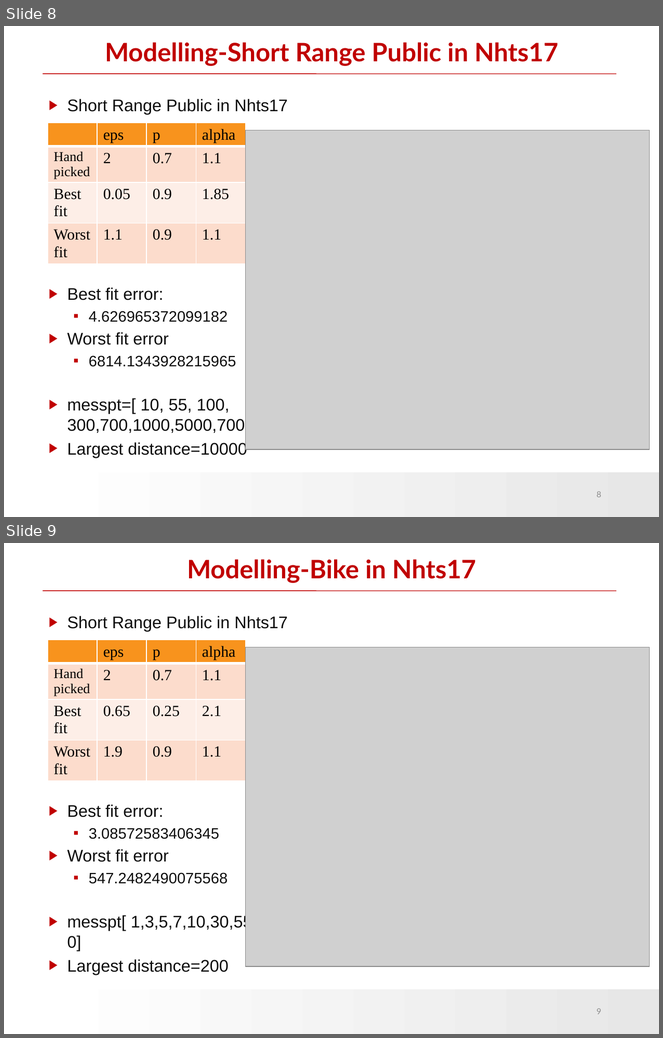
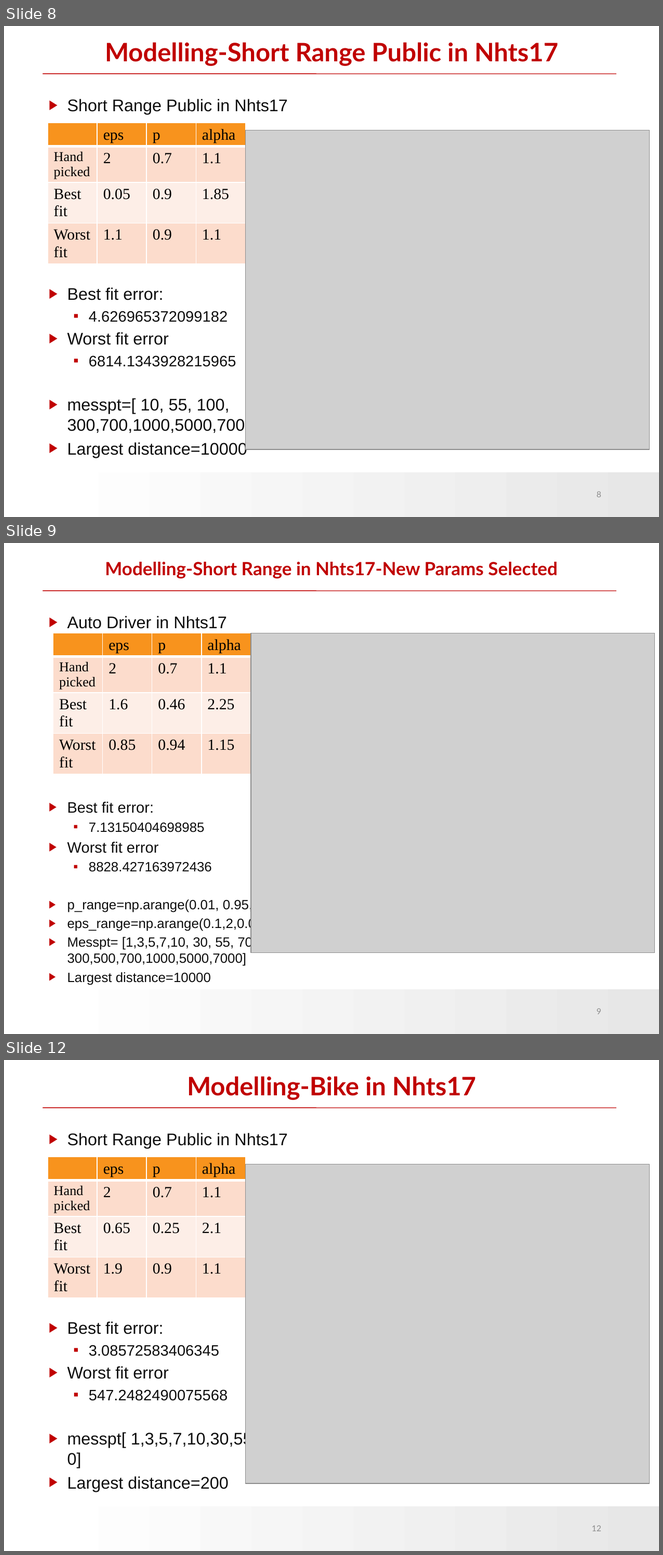
Before and after one commit to HuiranLiu/Long-distance-travel-human-mobility, a slide deck: Mobility_Levy.pptx. Shown one above the other, each under a label of ours: slides 8 and 9 before the commit, slides 8, 9 and 12 after it; the slides between them are not shown. The pictures are 663x1038 and 663x1555 pixels, drawn with LibreOffice and Linux fonts; fonts in the diff are those of the drawing; grey boxes stand for pictures; background and template pictures are left out. Boxes give left, top, right and bottom in pixels: in the first picture for what was removed or moved away, otherwise in the second. Text is boxed around its words. In the diff, an @@ line names an element or a change of style, - is before the commit and + after.

```diff
--- a/Mobility_Levy.pptx
+++ b/Mobility_Levy.pptx
@@ slide 9 added at [4, 543, 659, 1034], background #FFFFFF; not listed: 2 template elements that a slide beside it also shows @@
@@ title added at [105, 562, 558, 579], 20 pt, text #C00000, bold @@
+Modelling-Short Range in Nhts17-New Params Selected
@@ text added at [67, 616, 282, 986], 14.8 pt, text #0D0D0D @@
+▶ Auto Driver in Nhts17
+▶ Best fit error:
+  ▪ 7.13150404698985
+▶ Worst fit error
+  ▪ 8828.427163972436
+▶ p_range=np.arange(0.01, 0.95, 0.03)
+▶ eps_range=np.arange(0.1,2,0.03)
+▶ Messpt= [1,3,5,7,10, 30, 55, 70,100, 300,500,700,1000,5000,7000]
+▶ Largest distance=10000
@@ table added at [53, 633, 249, 783], 4 rows, 4 columns @@
+ | eps | p | alpha
+Hand picked | 2 | 0.7 | 1.1
+Best fit | 1.6 | 0.46 | 2.25
+Worst fit | 0.85 | 0.94 | 1.15
@@ picture added at [251, 633, 655, 953] @@
@@ page number added at [597, 1009, 601, 1015], 9 pt, text #8C8C8C @@
+9
@@ what was slide 9 is now slide 12 @@
@@ page number at [592, 1526, 601, 1532]: text changed @@
-9
+12
```
Also in this commit, not shown: 8 other slides added, 3 other files.
